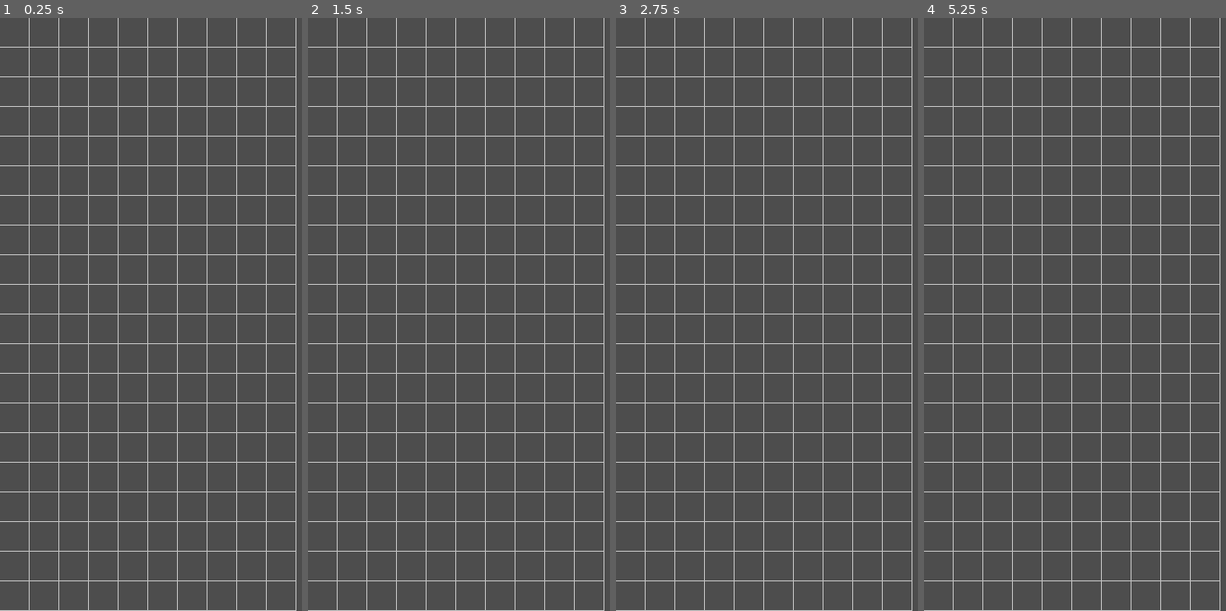
Above: before the commit, frames 1-4 (left to right).
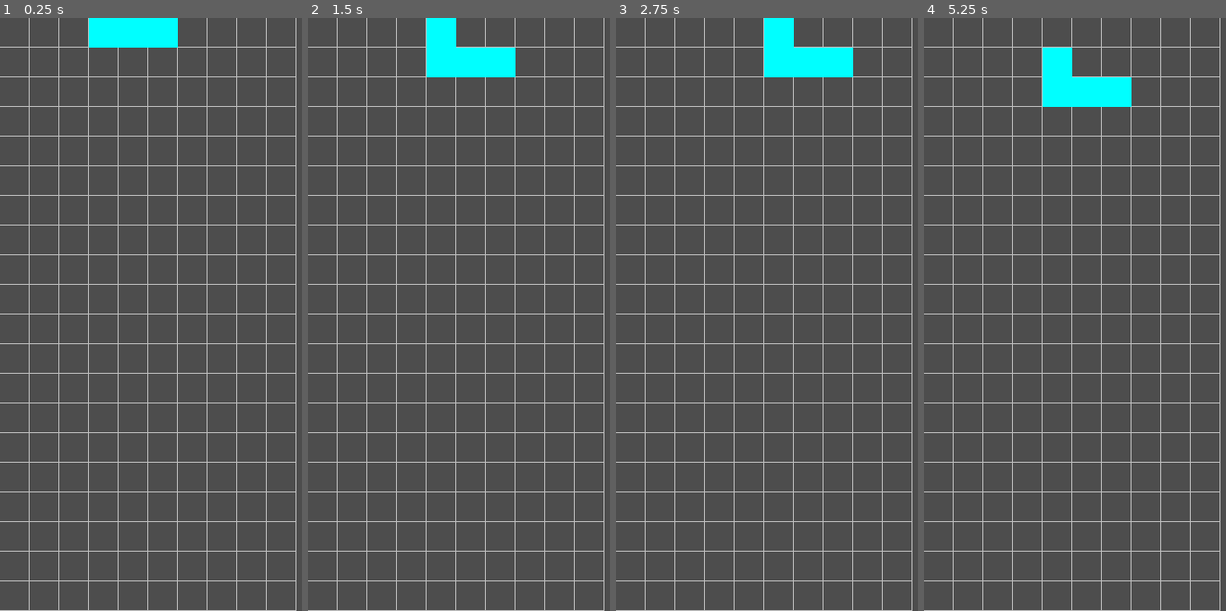
Above: after the commit, the same moments.

Repository: ChinZhengHong/Spectris
Game: Godot game, scene res://main.tscn
Two runs of this game, one before a commit and one after it. Both use one fixed random seed, a clock stepped at 60 frames per second and the inputs below.
Inputs:
- Up to frame 1 (0.25 s): no input
- Up to frame 2 (1.5 s): tap Enter at 0.5 s; hold Right (ui_right) 0.53-1.28 s; tap Space at 1.25 s; hold Down (ui_down) from 1.28 s (still down)
- Up to frame 3 (2.75 s): tap Enter at 2 s; release Down (ui_down) at 2.03 s; hold Right (ui_right) from 2.03 s (still down)
- Up to frame 4 (5.25 s): tap Space at 2.75, 4.25 s; tap Enter at 3.5 s; release Right (ui_right) at 3.53 s; hold Left (ui_left) 3.53-5.03 s; hold Down (ui_down) from 5.03 s (still down)

The runs differ from the first frame. In frame 1, 1.5% of the frame differs, in the area x 29-59%, y 0-5%; in frame 2, 2.0%, in the area x 39-69%, y 0-10%; in frame 3, 2.0%; in frame 4, 2.0%.

Commit message:
current_piece.gd for load the shape and move the block

Diff:
--- /dev/null
+++ b/current_piece.gd
@@ -0,0 +1,38 @@
+extends Node2D
+
+const PieceData = preload("res://piece_data.gd")
+
+const CELL_SIZE = 32
+
+# save current grid status
+var current_type = PieceData.PieceType.T
+var grid_position = Vector2i(4, 0)
+var block_offsets = []
+
+func _ready():
+	_spawn_piece()
+
+func _spawn_piece():
+	var types = PieceData.PieceType.values()
+	current_type = types[randi() % types.size()]
+	block_offsets = PieceData.SHAPES[current_type]
+	grid_position = Vector2i(4, 0)
+	queue_redraw()
+
+func _draw():
+	for offset in block_offsets:
+		var cell = grid_position + offset
+		var rect = Rect2(cell.x * CELL_SIZE, cell.y * CELL_SIZE, CELL_SIZE, CELL_SIZE)
+		draw_rect(rect, Color.CYAN)
+
+# input
+func _unhandled_input(event):
+	if event.is_action_pressed("ui_left"):
+		grid_position.x -= 1
+		queue_redraw()
+	elif event.is_action_pressed("ui_right"):
+		grid_position.x += 1
+		queue_redraw()
+	elif event.is_action_pressed("ui_down"):
+		grid_position.y += 1
+		queue_redraw()
--- a/main.tscn
+++ b/main.tscn
@@ -1,6 +1,7 @@
-[gd_scene load_steps=2 format=3 uid="uid://qt2bq6qa8sws"]
+[gd_scene load_steps=3 format=3 uid="uid://qt2bq6qa8sws"]
 
 [ext_resource type="Script" path="res://board.gd" id="1_cl72v"]
+[ext_resource type="Script" path="res://current_piece.gd" id="2_mr8xx"]
 
 [node name="Main" type="Node2D"]
 
@@ -8,3 +9,4 @@
 script = ExtResource("1_cl72v")
 
 [node name="CurrentPiece" type="Node2D" parent="."]
+script = ExtResource("2_mr8xx")
